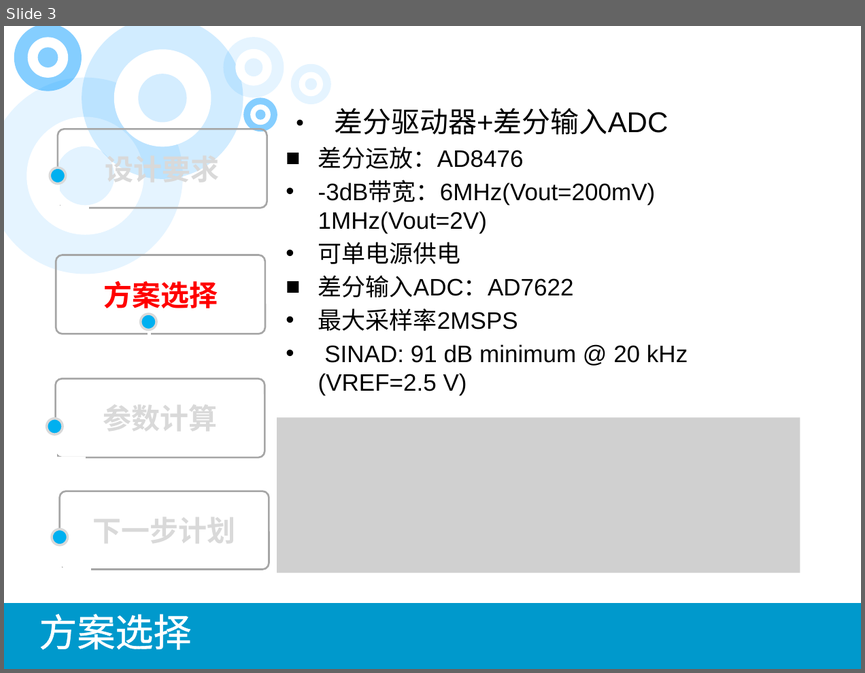
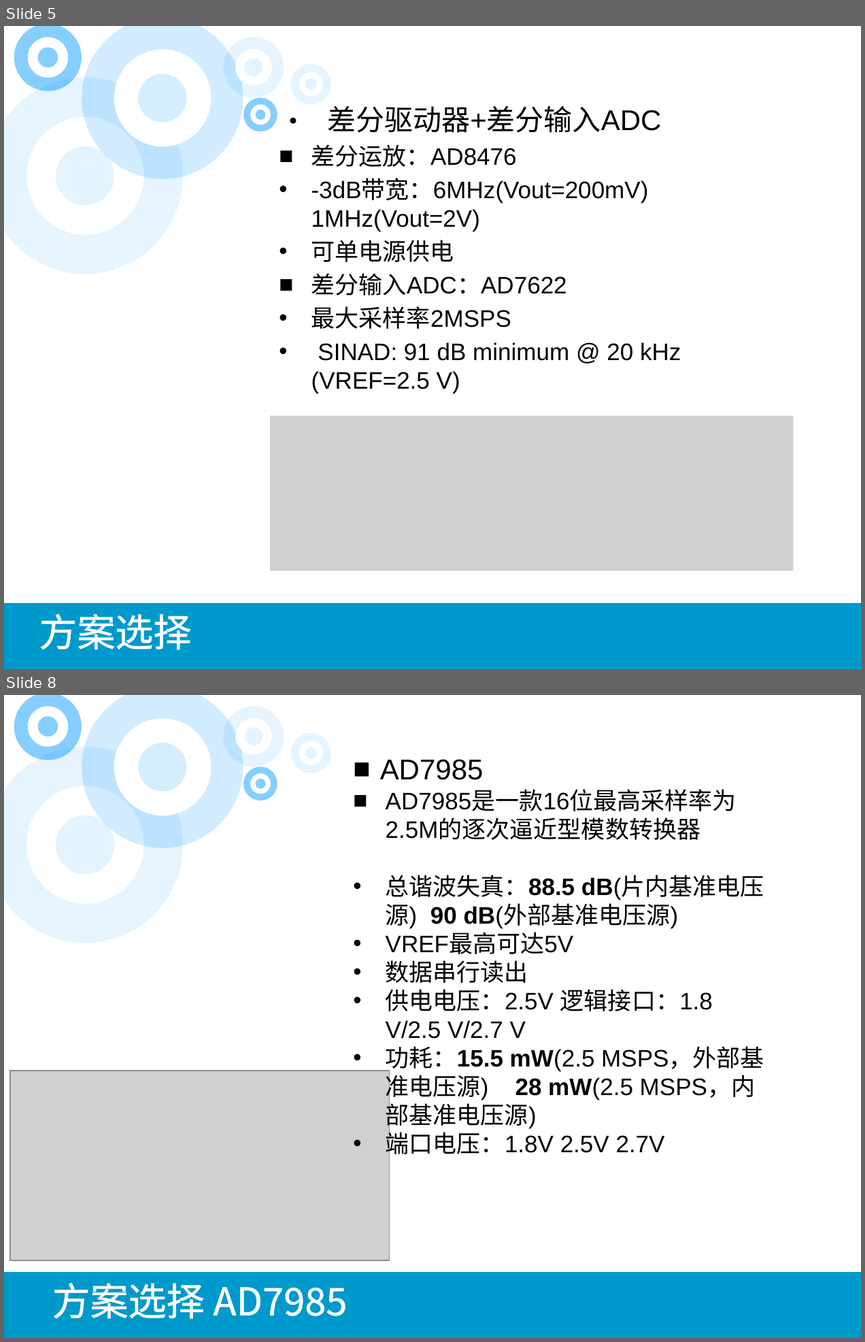
Before and after one commit to wyu0725/2MSPS-DAQ_CARD, a slide deck: 2M采样率双通道数据采集卡.pptx. Shown one above the other, each under a label of ours: slide 3 before the commit, slides 5 and 8 after it; the slides between them are not shown. The pictures are 865x673 and 865x1342 pixels, drawn with LibreOffice and Linux fonts; fonts in the diff are those of the drawing; grey boxes stand for pictures. Boxes give left, top, right and bottom in pixels: in the first picture for what was removed or moved away, otherwise in the second. Text is boxed around its words. In the diff, an @@ line names an element or a change of style, - is before the commit and + after.

```diff
--- a/2M采样率双通道数据采集卡.pptx
+++ b/2M采样率双通道数据采集卡.pptx
@@ slide 8 added at bbox=[4, 695, 861, 1338], background #FFFFFF; not listed: 19 template elements that a slide beside it also shows @@
@@ text added at bbox=[380, 759, 764, 1159], 20 pt, text #000000 @@
+■ AD7985
+■ AD7985是一款16位最高采样率为2.5M的逐次逼近型模数转换器
+• 总谐波失真：88.5 dB(片内基准电压源) 90 dB(外部基准电压源)
+• VREF最高可达5V
+• 数据串行读出
+• 供电电压：2.5V 逻辑接口：1.8 V/2.5 V/2.7 V
+• 功耗：15.5 mW(2.5 MSPS，外部基准电压源) 28 mW(2.5 MSPS，内部基准电压源)
+• 端口电压：1.8V 2.5V 2.7V
@@ picture added at bbox=[10, 1070, 389, 1261] @@
@@ text added at bbox=[52, 1283, 347, 1319], 32 pt, text #FFFFFF @@
+方案选择 AD7985
@@ what was slide 3 is now slide 5 @@
@@ slide 5 changed as well @@
@@ text "差分驱动器+差分输入ADC": place and size @@
-text "差分驱动器+差分输入ADC" at bbox=[318, 108, 687, 395]
+text "差分驱动器+差分输入ADC" at bbox=[311, 106, 681, 393]
@@ group removed at bbox=[50, 129, 267, 208]: 2 lines, 1 rounded rectangle, 1 ellipse @@
-设计要求
@@ rounded rectangle removed at bbox=[56, 254, 265, 333] @@
-方案选择
@@ ellipse removed at bbox=[140, 314, 156, 330] @@
@@ line removed from (149, 316) to (149, 355) @@
@@ picture: place and size @@
-picture at bbox=[277, 418, 800, 573]
+picture at bbox=[270, 415, 793, 570]
@@ group removed at bbox=[47, 378, 264, 460]: 2 lines, 1 rounded rectangle, 1 ellipse @@
-参数计算
@@ group removed at bbox=[52, 491, 269, 570]: 2 lines, 1 rounded rectangle, 1 ellipse @@
-下一步计划
```
Also in this commit, not shown: 11 other slides changed, 11 other slides added, 5 slides removed, 6 other files.
